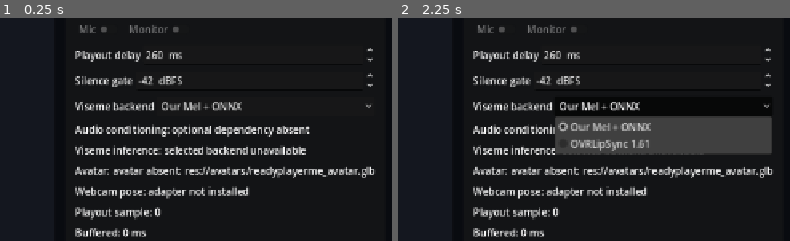
Above: before the commit, frames 1-2 (left to right).
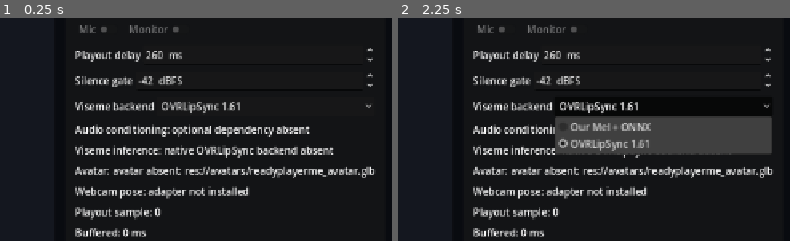
Above: after the commit, the same moments.

Repository: goatchurchprime/godot-vtuber
Game: Godot game, scene res://main.tscn
Two runs of this game, one before a commit and one after it. Both use one fixed random seed, a clock stepped at 60 frames per second and the inputs below.
Inputs:
- Up to frame 1 (0.25 s): no input
- Up to frame 2 (2.25 s): click "Our Mel + ONNX" (after the commit: "OVRLipSync 1.61") at 0.5 s; click "Our Mel + ONNX" (after the commit: "OVRLipSync 1.61") at 1.25 s; click "Our Mel + ONNX" (after the commit: "OVRLipSync 1.61") at 2 s
The pictures show only the part of the screen within x 50-100%, y 26-76%; the shares and areas given below are measured in that part.

The runs differ from the first frame. In frame 1, 1.6% of the frame differs, in the area x 42-86%, y 37-63%; in frame 2, 0.7%.

Commit message:
Select the available viseme backend at startup

Diff:
--- a/src/main.gd
+++ b/src/main.gd
@@ -129,7 +129,9 @@
 		add_child(onnx_viseme_stream)
 	ovr_viseme_stream = OvrLipSyncStreamScript.new()
 	add_child(ovr_viseme_stream)
-	_select_viseme_backend(0)
+	var initial_backend := 0 if onnx_viseme_stream != null else 1
+	backend_selector.select(initial_backend)
+	_select_viseme_backend(initial_backend)
 
 
 func _select_viseme_backend(index: int) -> void:
